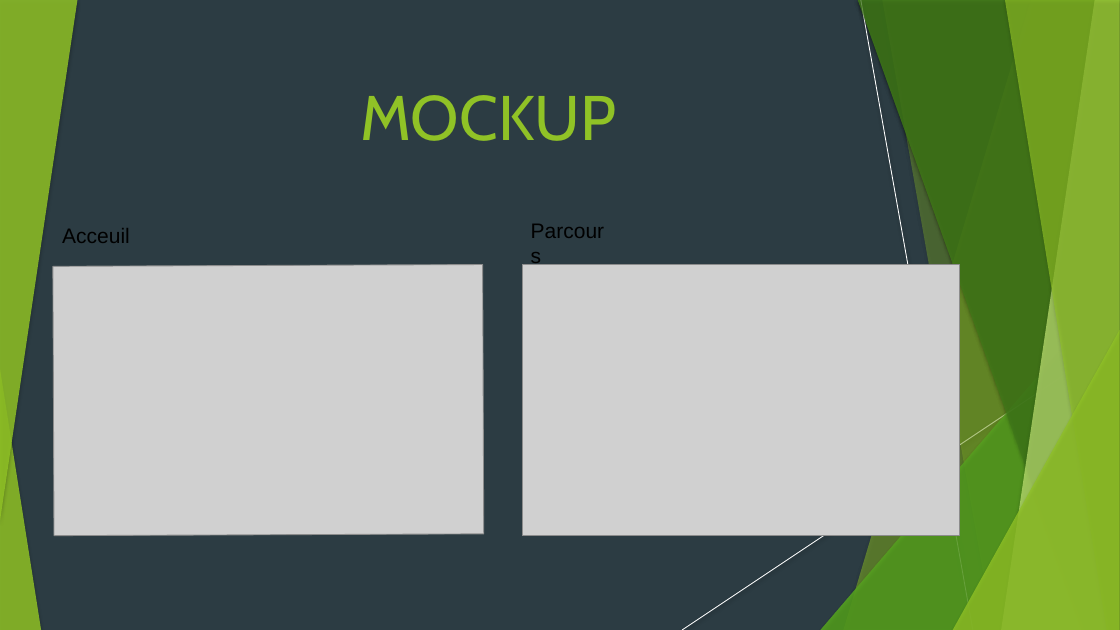
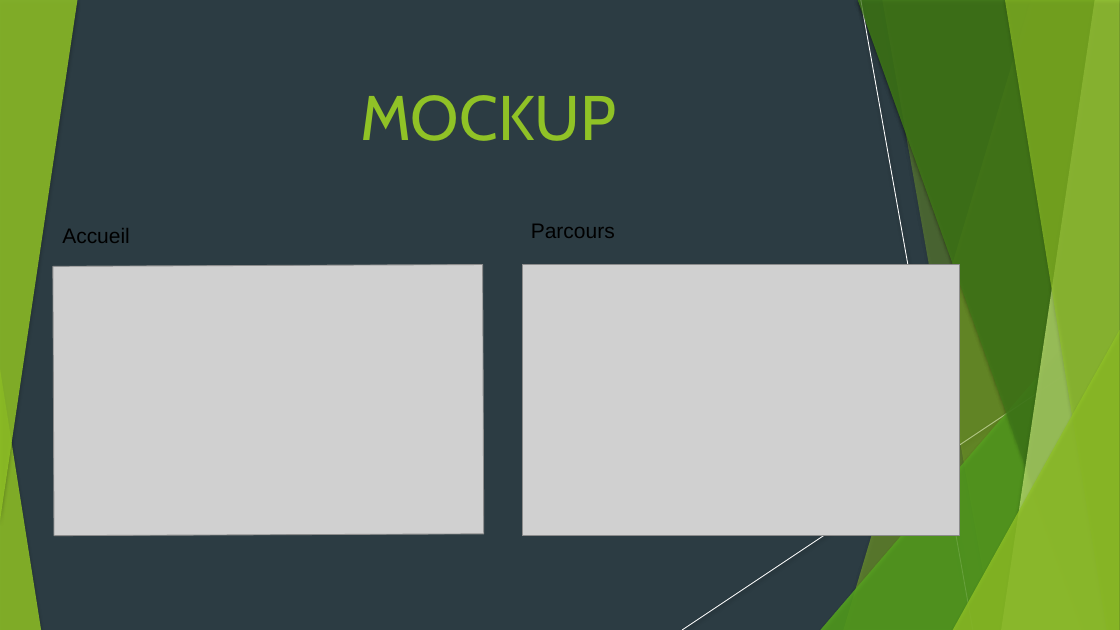
Before and after one commit to charifa93/Portfolio, a slide deck: slide 12 of documentation/Cahier de charges ok.pdf.pptm. Drawn at 1120x630 pixels with LibreOffice and Linux fonts; fonts in the diff are those of the drawing; grey boxes stand for pictures. Boxes give left, top, right and bottom in pixels: in the first picture for what was removed or moved away, otherwise in the second. Text is boxed around its words. In the diff, an @@ line names an element or a change of style, - is before the commit and + after.

```diff
--- a/documentation/Cahier de charges ok.pdf.pptm
+++ b/documentation/Cahier de charges ok.pdf.pptm
@@ text at bbox=[62, 228, 130, 243]: text changed @@
-Acceuil
+Accueil
@@ text "Parcours" rewrapped from bbox=[523, 213, 623, 245] to bbox=[531, 224, 615, 238] @@
```
Also in this commit, not shown: 4 other slides changed, 5 other files.
